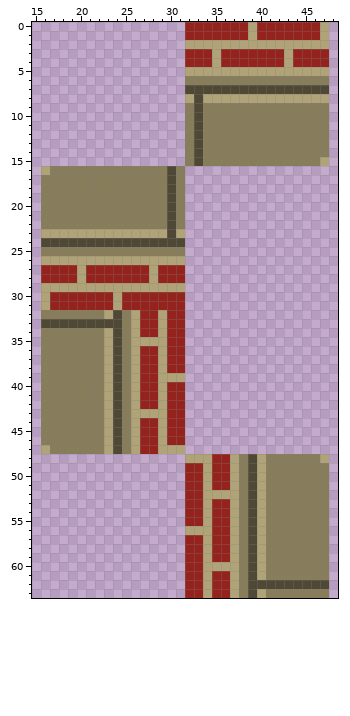
File history of a pixel-art sprite, Resources/Textures/Structures/Walls/brick.rsi/brick1.png. Above, as it was before the edit.
The file is 64x64 pixels. Colours within 5 levels of each other are drawn and written as one. Shown: x 15..48, y 0..63.
Now the later version:
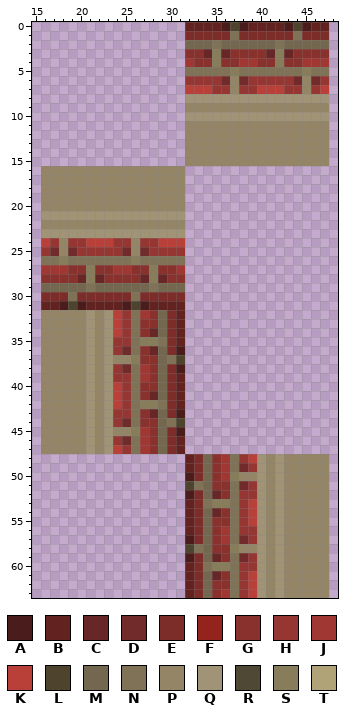
Palette (. is transparent): A #4a1c1c  B #622320  C #672727  D #722b2b  E #7c2c29  F #94231d  G #88312d  H #963632  J #a03732  K #b93f39  L #4e442e  M #73674f  N #7f7257  P #948566  Q #a19376  R #4e4835  S #877d5b  T #b0a377
The commit says: Resprite brick & riveted walls (#1826)
The exact change:
Changed rows in their new state; - is an unchanged pixel.
first column x 16:
 0 ----------------BBBBALABBBBALABB
 1 ----------------EEEEENEEEEEENEEE
 2 ----------------MMMNMMMMMMNMMMMM
 3 ----------------GGCSCGGGGCSCGGGG
 4 ----------------JGGSGGJJGGSGGJJJ
 5 ----------------NNNNNSNNNNNNNSNN
 6 ----------------HHHHDPDHHHHHDPDH
 7 ----------------KKKHHPHHKKKHHPHK
 8 ----------------QQQQQQQQQQQQQQQQ
 9 ----------------PPPPPPPPPPPPPPPP
10 ----------------QQQQQQQQQQQQQQQQ
11 ----------------PPPPPPPPPPPPPPPP
12 ----------------PPPPPPPPPPPPPPPP
13 ----------------PPPPPPPPPPPPPPPP
14 ----------------PPPPPPPPPPPPPPPP
15 ----------------PPPPPPPPPPPPPPPP
16 PPPPPPPPPPPPPPPP----------------
17 PPPPPPPPPPPPPPPP----------------
18 PPPPPPPPPPPPPPPP----------------
19 PPPPPPPPPPPPPPPP----------------
20 PPPPPPPPPPPPPPPP----------------
21 QQQQQQQQQQQQQQQQ----------------
22 PPPPPPPPPPPPPPPP----------------
23 QQQQQQQQQQQQQQQQ----------------
24 KHPHHKKKHHPHHKKK----------------
25 HDPDHHHHHDPDHHHH----------------
26 NNSNNNNNNNSNNNNN----------------
27 JJJGGSGGJJGGSGGJ----------------
28 GGGGCSCGGGGCSCGG----------------
29 MMMMMNMMMMMMNMMM----------------
30 EEENEEEEEENEEEEE----------------
31 BBALABBBBALABBBB----------------
32 PPPPPQPQKHNJGMEB----------------
33 PPPPPQPQKHNGGMEB----------------
34 PPPPPQPQKHNGCMEB----------------
35 PPPPPQPQHHNSSNEB----------------
36 PPPPPQPQHDNGCMEA----------------
37 PPPPPQPQPPSGGMNL----------------
38 PPPPPQPQHDNJGMEA----------------
39 PPPPPQPQHHNJGMEB----------------
40 PPPPPQPQKHNGGMEB----------------
41 PPPPPQPQKHNGCMEB----------------
42 PPPPPQPQKHNSSNEB----------------
43 PPPPPQPQHHNGCMEA----------------
44 PPPPPQPQHDNGGMNL----------------
45 PPPPPQPQPPSJGMEA----------------
46 PPPPPQPQHDNJGMEB----------------
47 PPPPPQPQKHNJGMEB----------------
48 ----------------BEMGJNHKQPQPPPPP
49 ----------------BEMGJNDHQPQPPPPP
50 ----------------AEMGJSPPQPQPPPPP
51 ----------------LNMGGNDHQPQPPPPP
52 ----------------AEMCGNHHQPQPPPPP
53 ----------------BENSSNHKQPQPPPPP
54 ----------------BEMCGNHKQPQPPPPP
55 ----------------BEMGGNHKQPQPPPPP
56 ----------------BEMGJNHHQPQPPPPP
57 ----------------AEMGJNDHQPQPPPPP
58 ----------------LNMGGSPPQPQPPPPP
59 ----------------AEMCGNDHQPQPPPPP
60 ----------------BENSSNHHQPQPPPPP
61 ----------------BEMCGNHKQPQPPPPP
62 ----------------BEMGGNHKQPQPPPPP
63 ----------------BEMGJNHKQPQPPPPP
